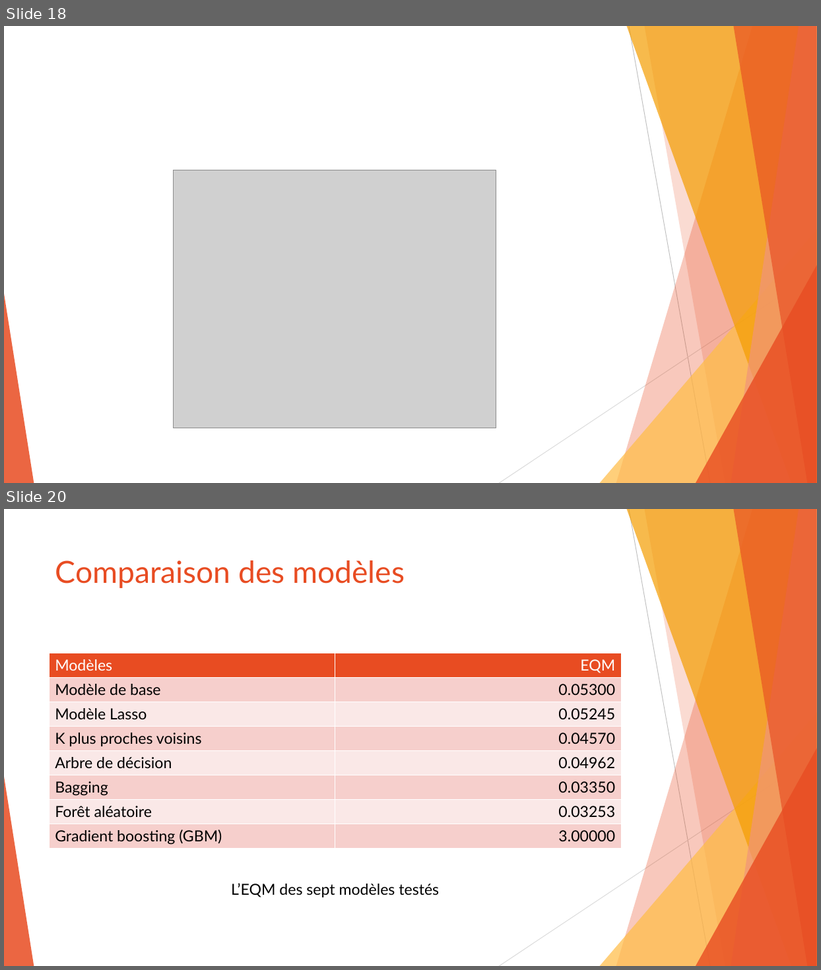
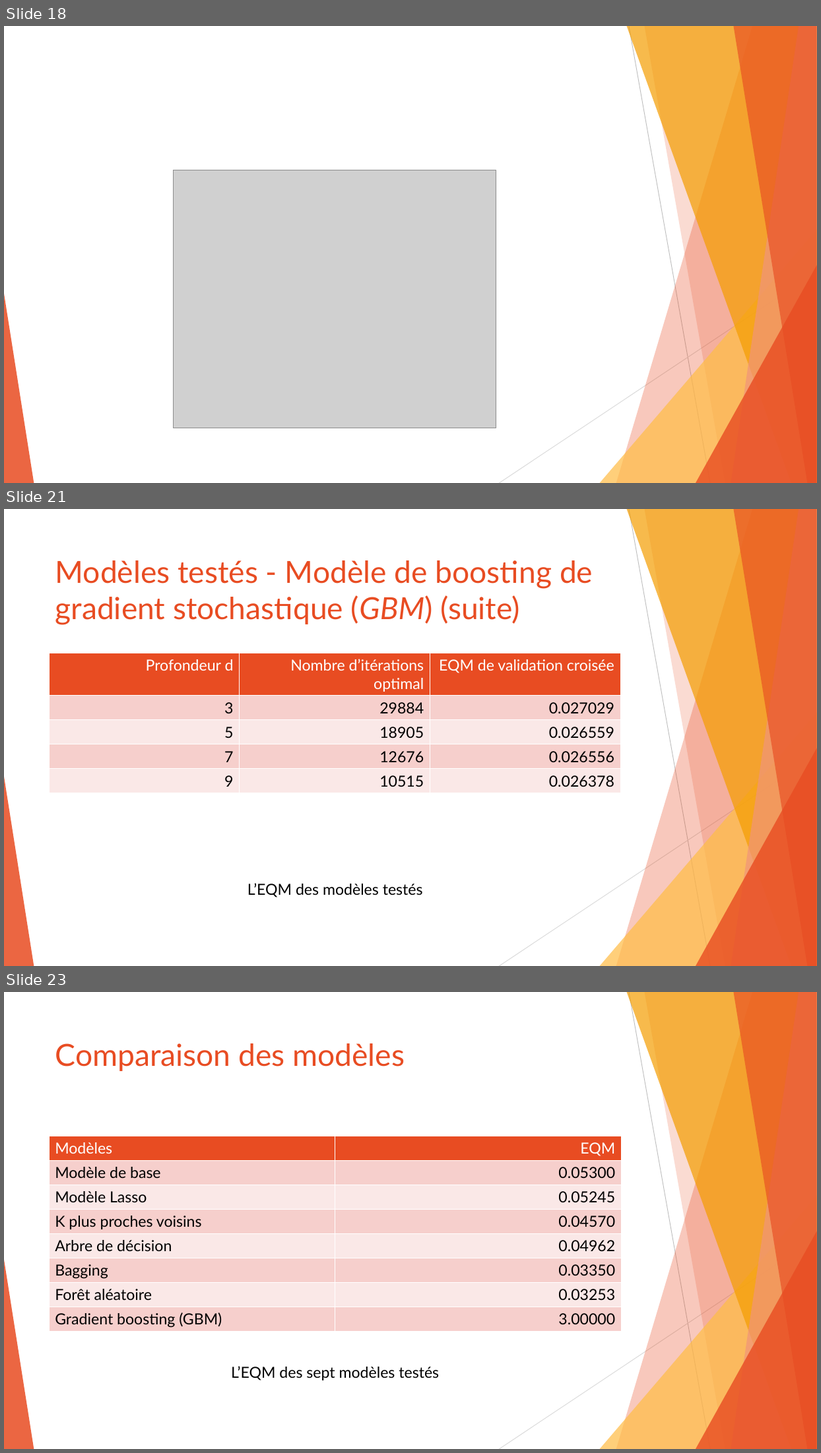
Before and after one commit to SamuelProvencher/TP-Apprentissage, a slide deck: PP.pptx. Shown one above the other, each under a label of ours: slides 18 and 20 before the commit, slides 18, 21 and 23 after it; the slides between them are not shown. The pictures are 821x970 and 821x1453 pixels, drawn with LibreOffice and Linux fonts; fonts in the diff are those of the drawing; grey boxes stand for pictures. Boxes give left, top, right and bottom in pixels: in the first picture for what was removed or moved away, otherwise in the second. Text is boxed around its words. In the diff, an @@ line names an element or a change of style, - is before the commit and + after.

```diff
--- a/PP.pptx
+++ b/PP.pptx
@@ slide 21 added at (4, 509, 817, 966), background #FFFFFF; not listed: 10 template elements that a slide beside it also shows @@
@@ title added at (55, 560, 593, 625), 36 pt, text #E84C22 @@
+Modèles testés - Modèle de boosting de gradient stochastique (GBM) (suite)
@@ table added at (49, 653, 620, 877), 5 rows, 3 columns @@
+Profondeur d | Nombre d’itérations optimal | EQM de validation croisée
+3 | 29884 | 0.027029
+5 | 18905 | 0.026559
+7 | 12676 | 0.026556
+9 | 10515 | 0.026378
@@ text added at (248, 883, 423, 898), 18 pt, text #000000 @@
+L’EQM des modèles testés
@@ what was slide 20 is now slide 23 @@
```
Also in this commit, not shown: 8 slides changed, 9 other slides added, 1 other file.
